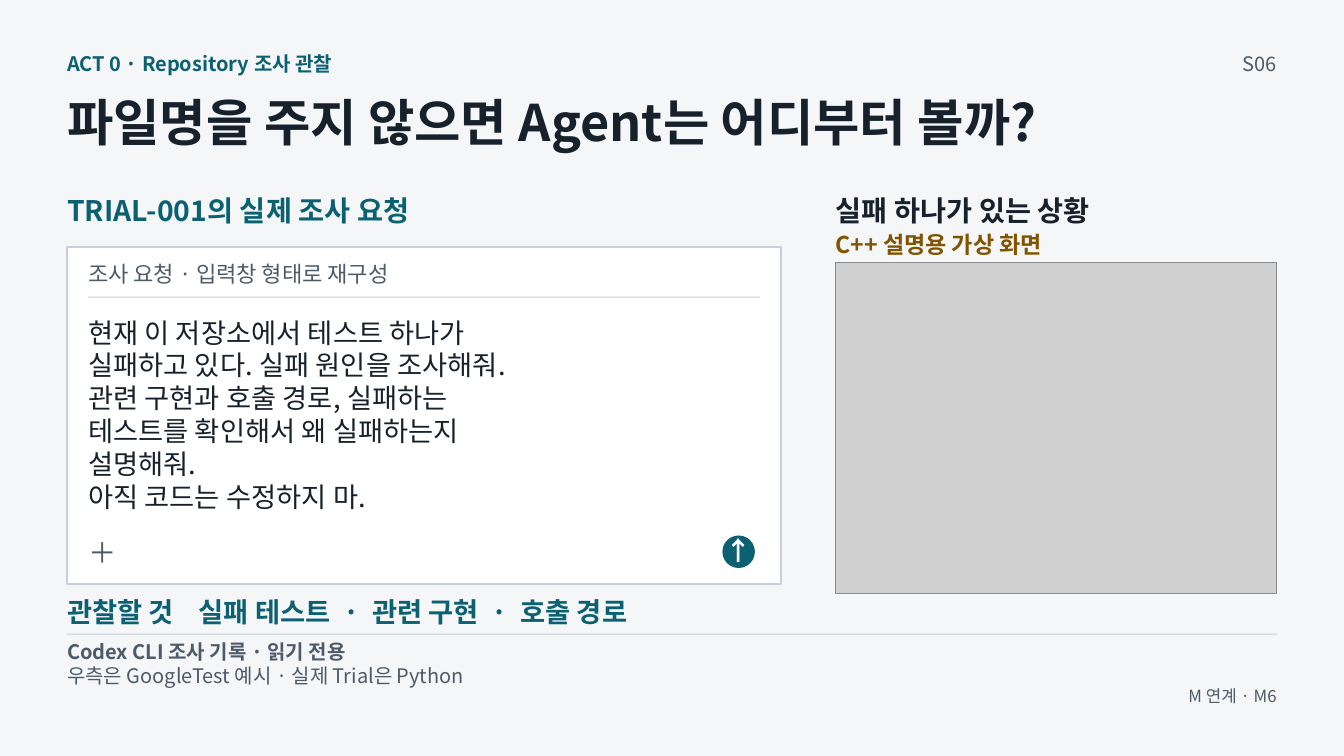
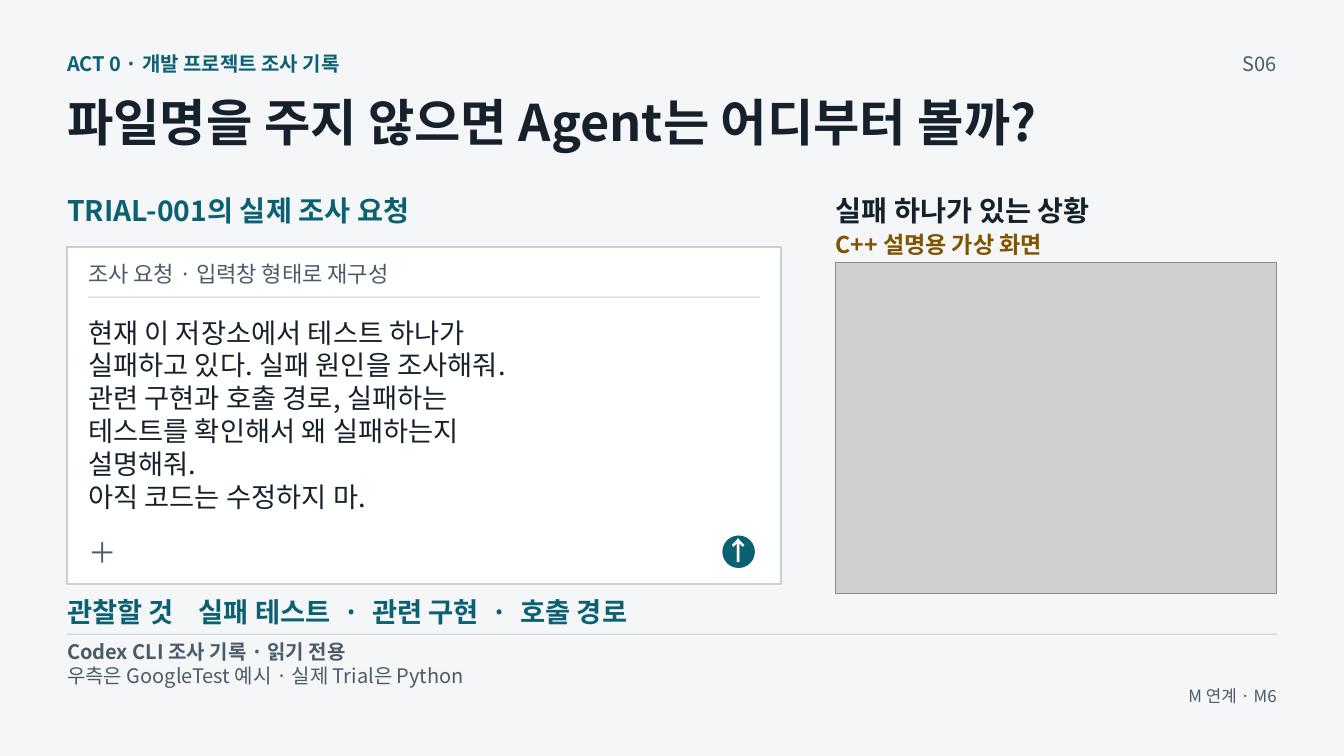
Before and after one commit to GideokKim/ai-dev-training, a slide deck: slide 6 of production/ACT_0.pptx. Drawn at 1344x756 pixels with LibreOffice and Linux fonts; fonts in the diff are those of the drawing; grey boxes stand for pictures. Boxes give left, top, right and bottom in pixels: in the first picture for what was removed or moved away, otherwise in the second. Text is boxed around its words. In the diff, an @@ line names an element or a change of style, - is before the commit and + after.

```diff
--- a/production/ACT_0.pptx
+++ b/production/ACT_0.pptx
@@ text at (67, 54, 340, 73): text changed @@
-ACT 0 · Repository 조사 관찰
+ACT 0 · 개발 프로젝트 조사 기록
```
Also in this commit, not shown: 5 other slides changed, 44 other files.
